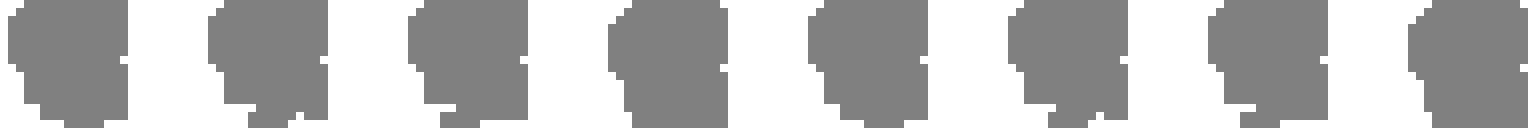
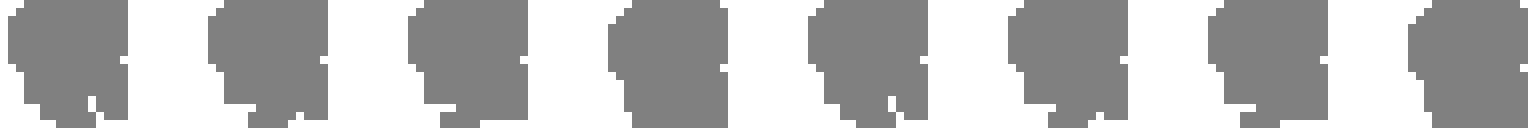
Layered file, before and after one edit (1536px x 128px). Changes by layer:
painted on "LeftMask" over [56, 96, 904, 128]
